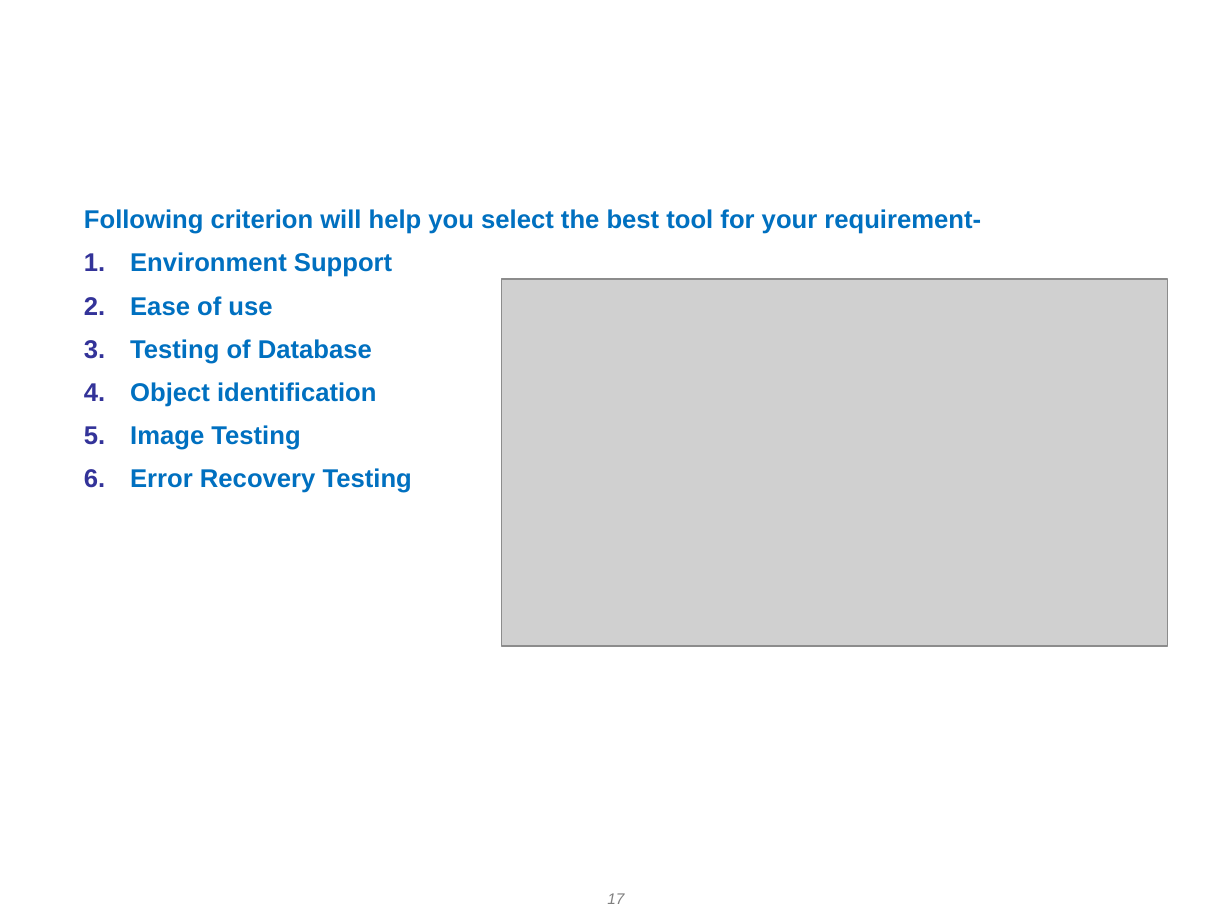
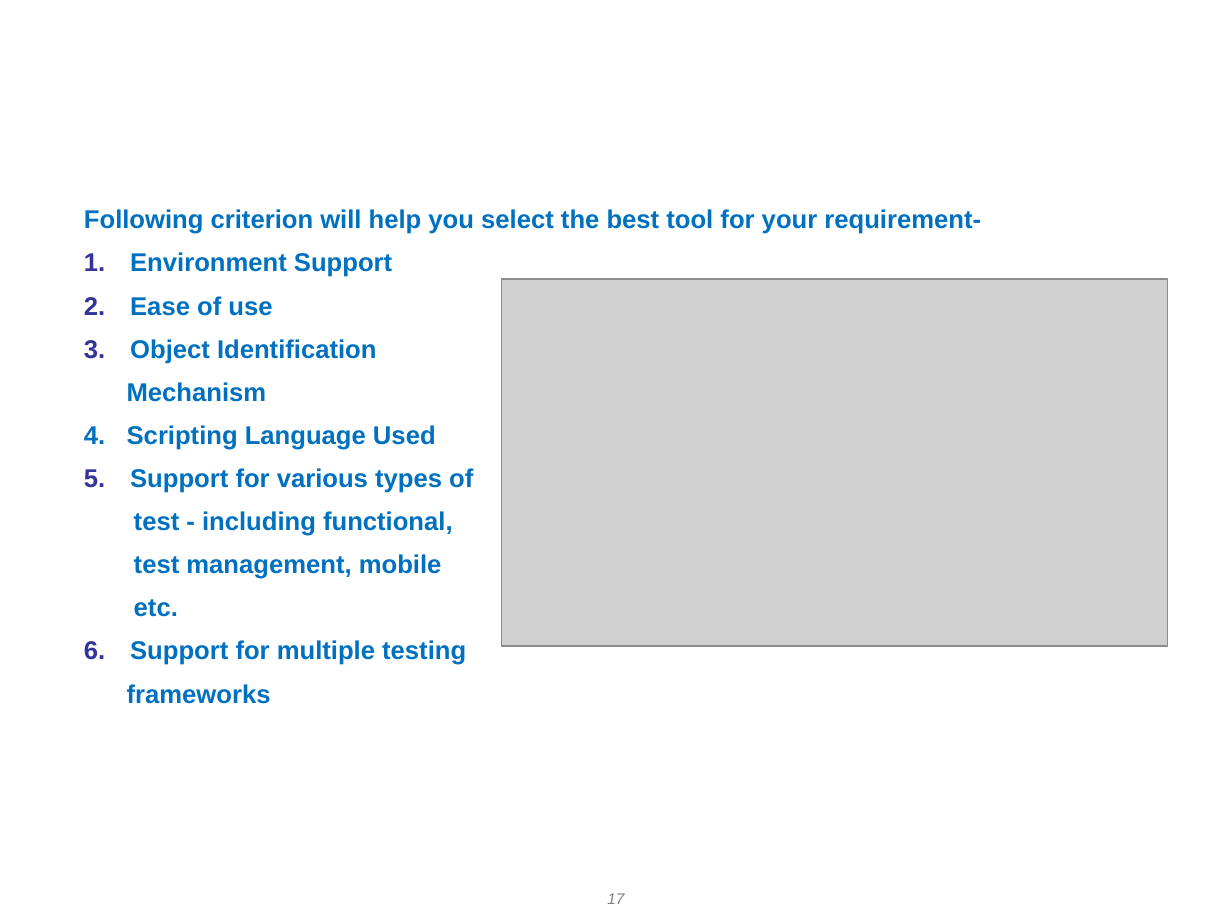
Before and after one commit to sunilkumarg-techbrain/InterviewQuestions, a slide deck: slide 17 of DAY 1 - Introduction to Automation.ppt. Drawn at 1232x924 pixels with LibreOffice and Linux fonts; fonts in the diff are those of the drawing; grey boxes stand for pictures; background and template pictures are left out. Boxes give left, top, right and bottom in pixels: in the first picture for what was removed or moved away, otherwise in the second. Text is boxed around its words. In the diff, an @@ line names an element or a change of style, - is before the commit and + after.

```diff
--- a/DAY 1 - Introduction to Automation.ppt
+++ b/DAY 1 - Introduction to Automation.ppt
@@ text at (84,339,473,704): text changed @@
-3. Testing of Database
-4. Object identification
-5. Image Testing
-6. Error Recovery Testing
+3. Object Identification
+Mechanism
+4. Scripting Language Used
+5. Support for various types of
+test - including functional,
+test management, mobile
+etc.
+6. Support for multiple testing
+frameworks
```
Also in this commit, not shown: 15 other slides changed, 13 other files.
